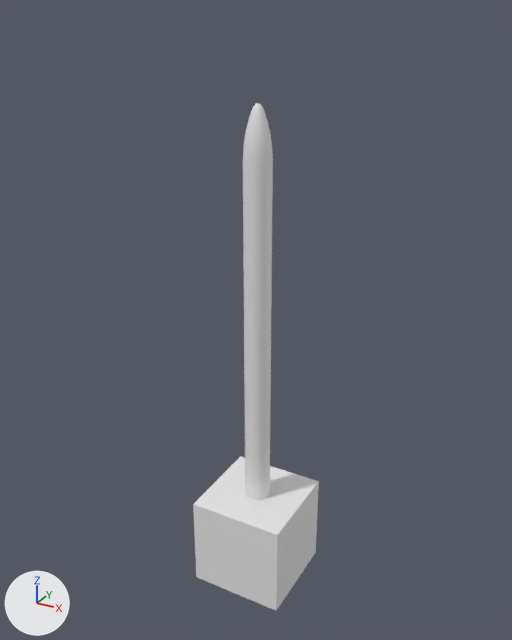
Before and after pictures for a commit that changed the Blender file Modeling/Rockets/Rocketlab Electron.blend.
Rendered twice from a 50 mm camera at (23.0, -42.0, 21.4) aimed at (-0.4, 0.5, 0.2). Arrows for +X, +Y and +Z are at lower left; the lights stay in place.
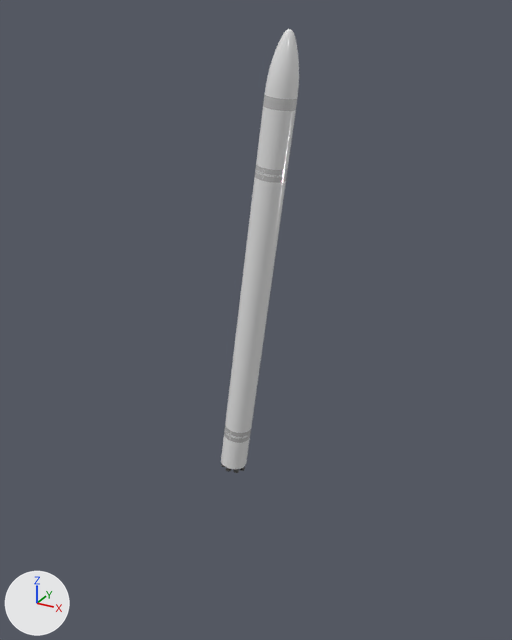
What changed in the scene script:
```text
Change ob_cylinder:
    ob_cylinder.location: (0.0, 0.0, 0.0) -> (-0.01, 0.0, 3.81)
    ob_cylinder.rotation_euler: (0.0, 0.0, 0.233) -> (0.0311, 0.13, 0.235)  # degrees (0, 0, 13) -> degrees (1.8, 7.4, 13)
    ob_cylinder.scale: (1.02, 1.02, 3.5) -> (1.07, 1.07, 3.68)
Remove ob_cube:
    ob_cube = bpy.data.objects.new('Cube', me_cube_001)
    ob_cube.location = (0.0, 0.0, -18.86)
    ob_cube.scale = (3.81, 3.81, 3.81)
```

Changed parts and their boxes [x1, y1, x2, y2] in the pictures (512 x 640 px):
'Cylinder', moved, turned, rescaled
    before: [243, 103, 273, 500]
    after: [221, 29, 299, 469]
'Cube', deleted
    before: [193, 456, 319, 610]
'Engines.005', now drawn
    after: [233, 469, 239, 473]
'Engines.003', now drawn
    after: [226, 467, 231, 472]
